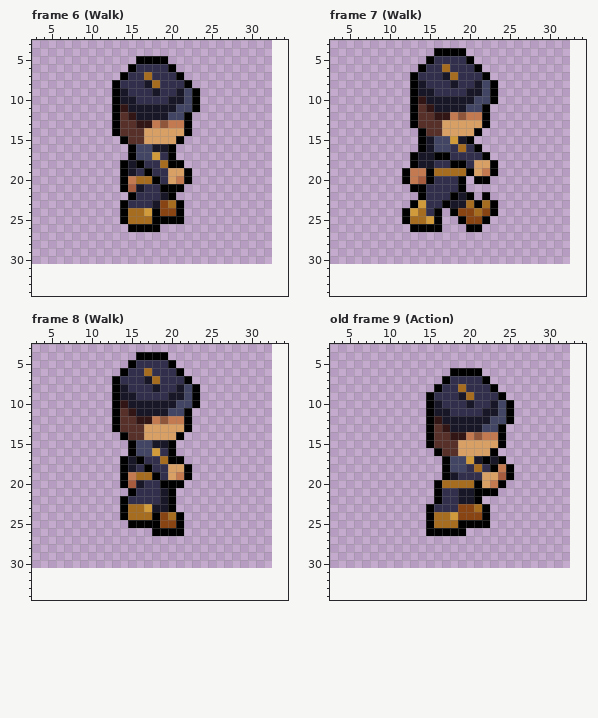
File history of a pixel-art file, TeamPwar/Sprites/Character.aseprite. Above, as it was before the edit.
30x30 pixels, 14 frames. Shown: frame 6 (Walk): x 3..34, y 3..34; frame 7 (Walk): x 3..34, y 3..34; frame 8 (Walk): x 3..34, y 3..34; old frame 9 (Action): x 3..34, y 3..34. The old version is drawn lined up with the new one, on the new canvas. The commit also changed other frames, which this record leaves out.
Once edited:
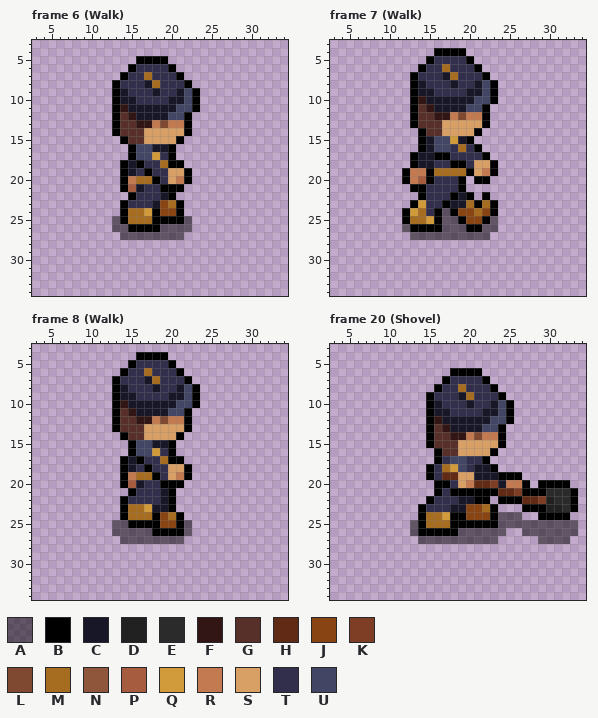
Palette (. is transparent): A #00000080  B #000000  C #181728  D #212121  E #2b2b2b  F #321515  G #563029  H #602a15  J #884412  K #7e3e25  L #7e4930  M #a66c20  N #8f563b  P #a65c3f  Q #d19b3c  R #c37a51  S #d9a066  T #322f4c  U #424563
A new or re-ordered frame is compared with the old frame closest to it.
From old to new:
canvas 30x30 -> 37x37, the old top-left corner now at 3,1
frames 14 -> 20
--- frame 6 (Walk)
@@ x 17..21 @@
 12 CCCUU
-13 FRNRR
+13 FRLRR
 14 SSSSS
@@ x 11..24 @@
 24 ...BMMQBJJB...
-25 ...BMMMBBBB...
-26 ....BBBB......
-27 ..............
+25 ..ABMMMBBBBA..
+26 ..AABBBBAAAA..
+27 ...AAAAAAAA...
 28 ..............
--- frame 7 (Walk)
@@ x 17..21 @@
 11 CCCUU
-12 FRNRR
+12 FRLRR
 13 SSSSS
@@ x 10..25 @@
 23 ...BQTTBCCMBMB..
-24 ..BQMTB.BJJMJB..
-25 ..BMMQB..BJJB...
-26 ...BBBB...BB....
-27 ................
+24 ..BQMTBABJJMJB..
+25 ..BMMQBAABJJBA..
+26 ..ABBBBAAABBAA..
+27 ...AAAAAAAAAA...
 28 ................
--- frame 8 (Walk)
@@ x 17..21 @@
 11 CCCUU
-12 FRNRR
+12 FRLRR
 13 SSSSS
@@ x 11..24 @@
 24 ...BMMMBJMB...
-25 ....BBBBJJB...
-26 .......BBBB...
-27 ..............
+25 ..AABBBBJJBA..
+26 ..AAAAABBBBA..
+27 ...AAAAAAAA...
 28 ..............
--- frame 20 (Shovel) is new; against old frame 9 (Action)
@@ x 3..34 @@
 13 ............BGFCCCCUUB..........
-14 ............BGGFFRNRRB..........
+14 ............BGGFFRLRRB..........
 15 ............BGGGSSSSSB..........
 16 .............BGGSSSSB...........
-17 ..............BUUQCBCB..........
-18 ..............BUUTMTBRB.........
-19 ..............BCTTTSSPB.........
-20 .............BMMMMBSRB..........
-21 .............BTTCCBBB...........
-22 .............BTTCCB.............
-23 ............BTTTJJMB............
-24 ............BMMQJJJB............
-25 ............BMMMBBBB............
-26 ............BBBBB...............
-27 ................................
+17 .............BTUUTTB............
+18 ............BTMQUTCCB...........
+19 ............BTHHSSCCCBBB........
+20 .............BBTSRHHKCRRB.BBBB..
+21 .............BTBBBBBBHHKBBBEEEB.
+22 ............BTTTCCBB.BBBHHKDEEB.
+23 ...........BTTTCCJJMB...BBBDDEB.
+24 ...........BMMQBBJJJBAAA..BBBB..
+25 ..........ABMMMBBBBBBAAAAAAAAAA.
+26 ..........ABBBBBAAAAAA..AAAAAAA.
+27 ...........AAAAAAAAAA.....AAAA..
 28 ................................
Changed places in both pictures, as pixel boxes (x1, y1, x2, y2):
changed: (160, 120, 168, 128)
added: (112, 216, 192, 240)
changed: (458, 112, 466, 120)
added: (402, 208, 498, 240)
changed: (160, 416, 168, 424)
added: (112, 520, 192, 544)
changed: (410, 432, 578, 544)
